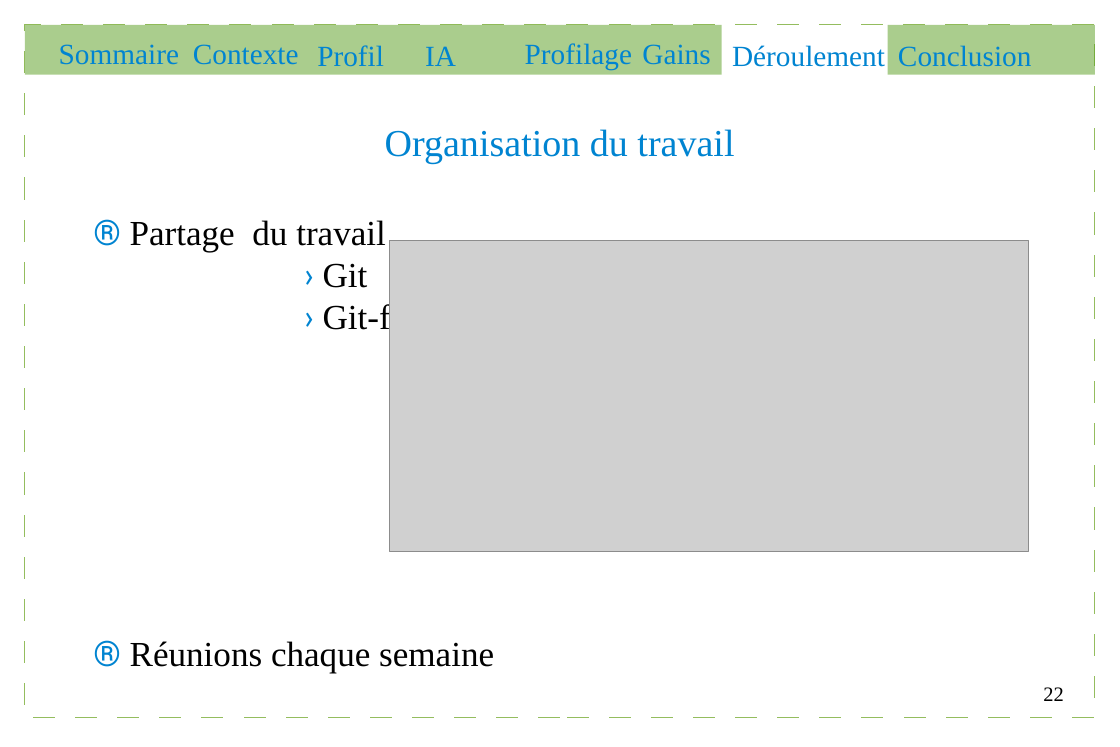
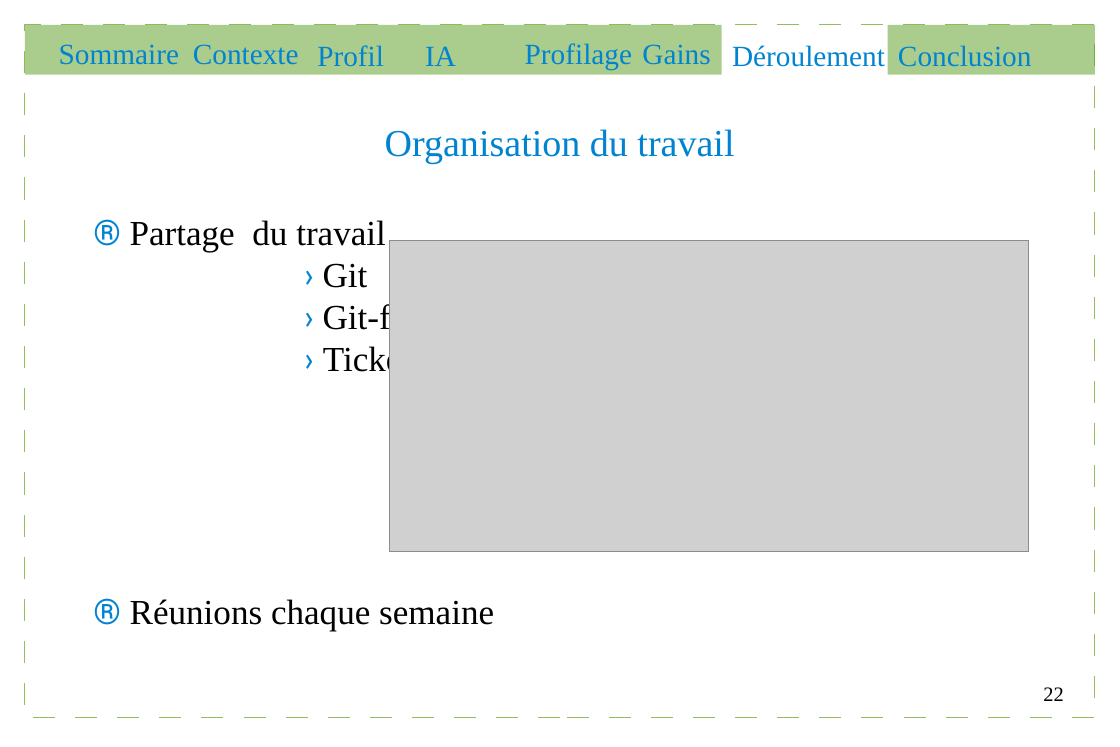
Before and after one commit to Gouga34/TERM1_Poker, a slide deck: slide 22 of Soutenance/presentation.odp. Drawn at 1120x747 pixels with LibreOffice and Linux fonts; fonts in the diff are those of the drawing; grey boxes stand for pictures. Boxes give left, top, right and bottom in pixels: in the first picture for what was removed or moved away, otherwise in the second. Text is boxed around its words. In the diff, an @@ line names an element or a change of style, - is before the commit and + after.

```diff
--- a/Soutenance/presentation.odp
+++ b/Soutenance/presentation.odp
@@ text at bbox=[323, 343, 425, 378]: paragraph added @@
+› Tickets
```
Also in this commit, not shown: 2 other slides changed.
